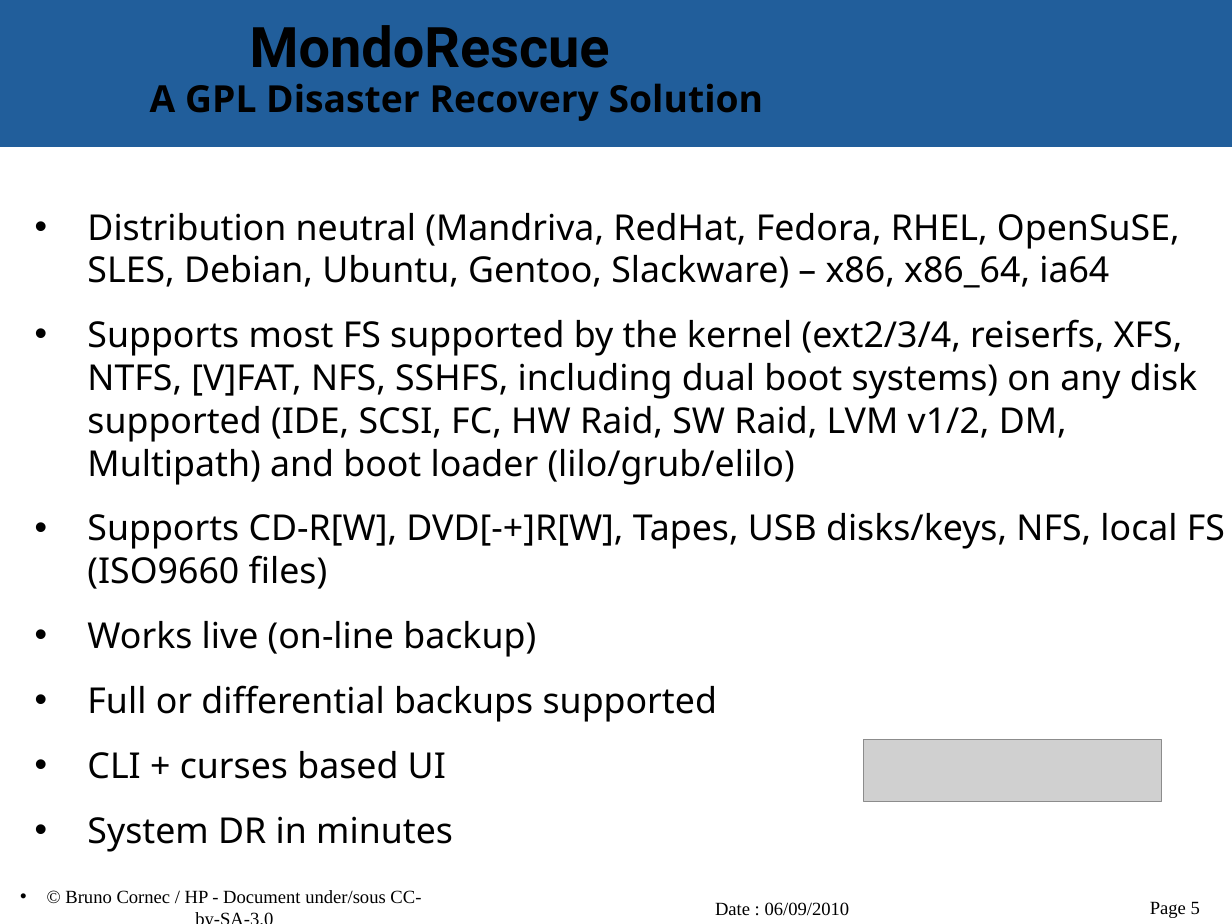
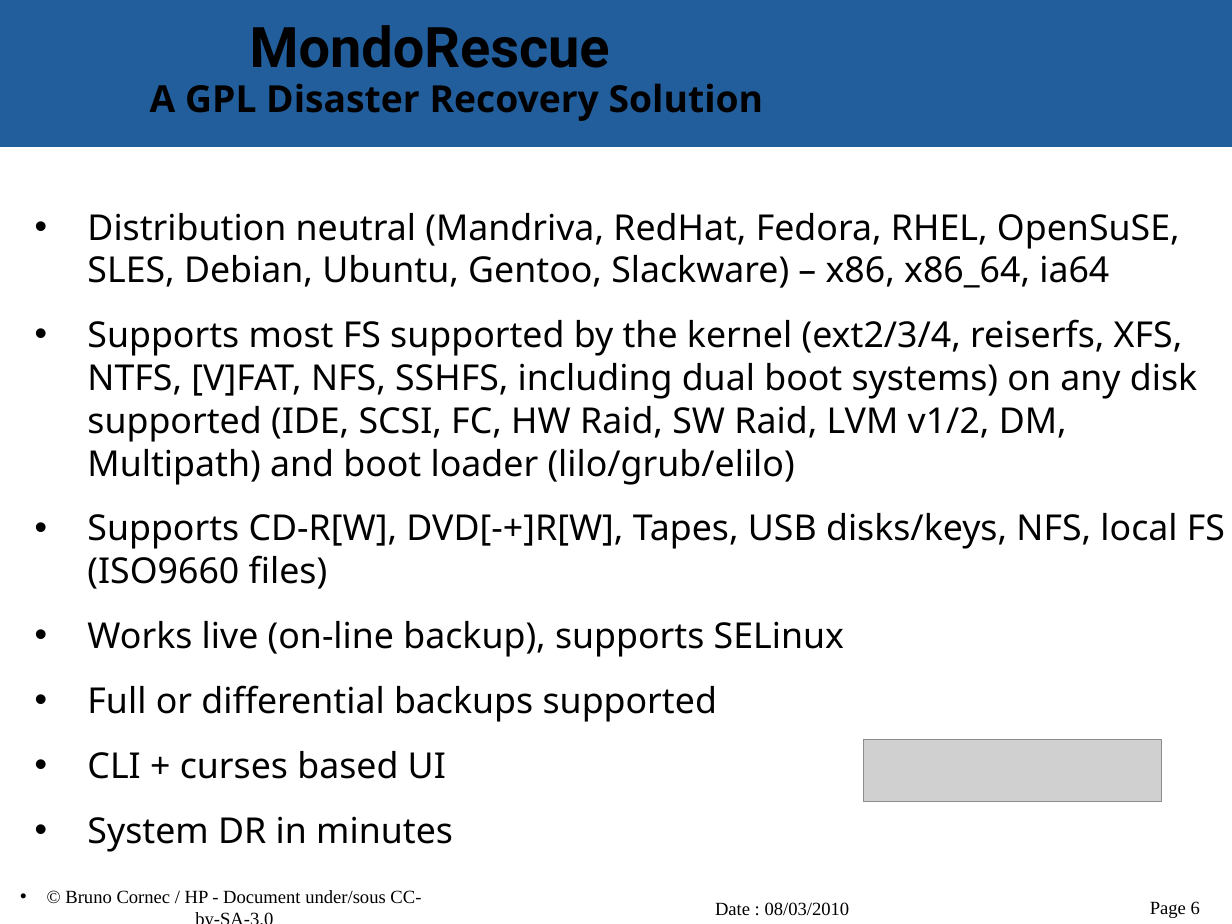
Before and after one commit to vir/mondo-rescue, a slide deck: slide 6 of mondo-doc/mondo-presentation.odp (slide 5 before the commit). Drawn at 1232x924 pixels with LibreOffice and Linux fonts; fonts in the diff are those of the drawing; grey boxes stand for pictures; background and template pictures are left out. Boxes give left, top, right and bottom in pixels: in the first picture for what was removed or moved away, otherwise in the second. Text is boxed around its words. In the diff, an @@ line names an element or a change of style, - is before the commit and + after.

```diff
--- a/mondo-doc/mondo-presentation.odp
+++ b/mondo-doc/mondo-presentation.odp
@@ text at (87, 621, 844, 657): text changed @@
-• Works live (on-line backup)
+• Works live (on-line backup), supports SELinux
@@ text at (715, 902, 850, 916): text changed @@
-Date : 06/09/2010
+Date : 08/03/2010
@@ page number at (1150, 901, 1200, 918): text changed @@
-Page 5
+Page 6
```
Also in this commit, not shown: 23 other slides changed, 1 slide added.
